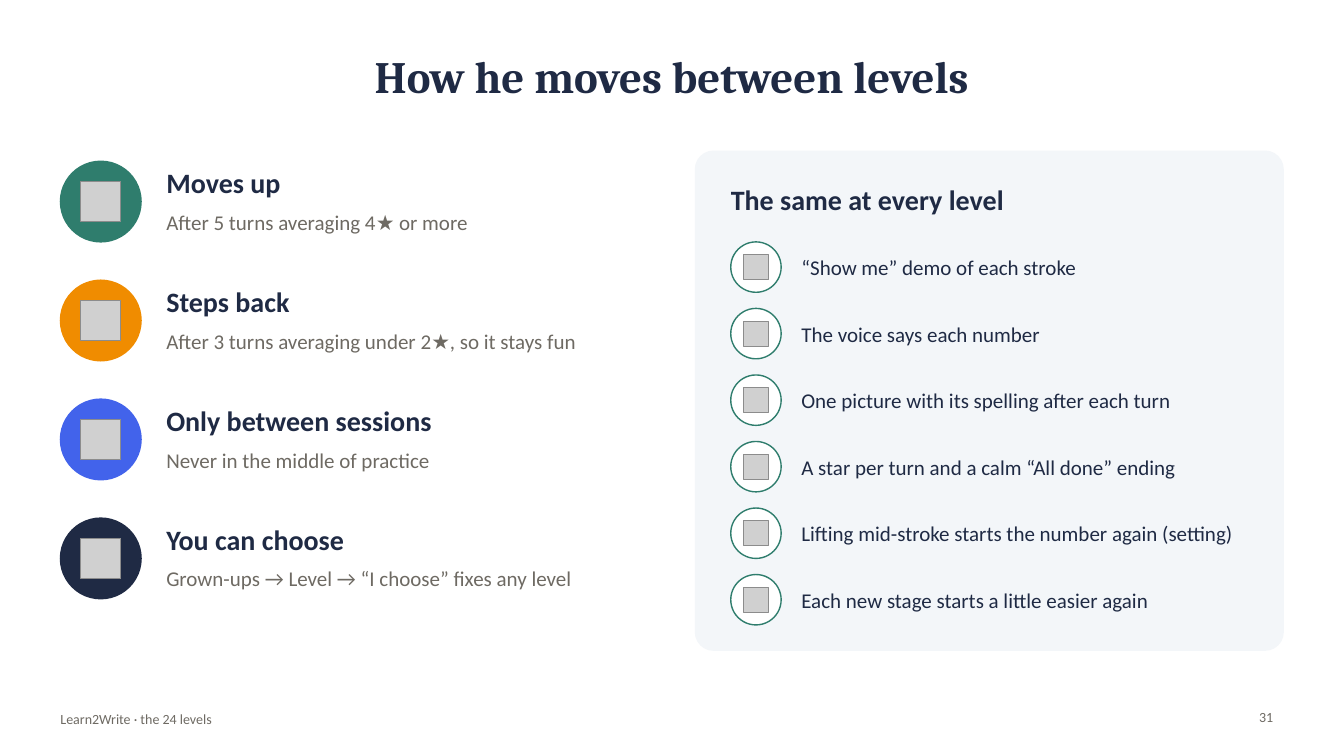
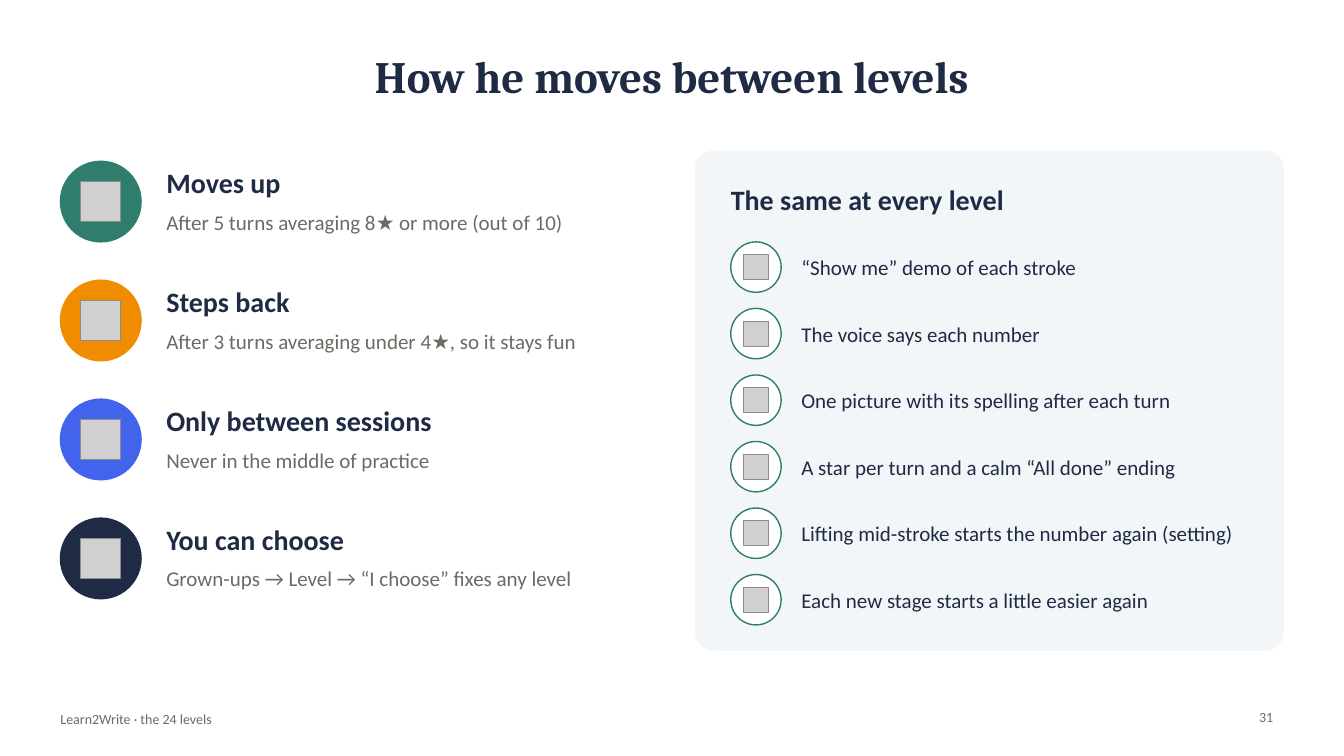
Before and after one commit to kiaanwankhede/Kiaan_Writing, a slide deck: slide 31 of docs/download/Learn2Write-levels.pptx. Drawn at 1344x756 pixels with LibreOffice and Linux fonts; fonts in the diff are those of the drawing; grey boxes stand for pictures. Boxes give left, top, right and bottom in pixels: in the first picture for what was removed or moved away, otherwise in the second. Text is boxed around its words. In the diff, an @@ line names an element or a change of style, - is before the commit and + after.

```diff
--- a/docs/download/Learn2Write-levels.pptx
+++ b/docs/download/Learn2Write-levels.pptx
@@ text at [166,215,563,234]: text changed @@
-After 5 turns averaging 4★ or more
+After 5 turns averaging 8★ or more (out of 10)
@@ text at [166,334,575,353]: text changed @@
-After 3 turns averaging under 2★, so it stays fun
+After 3 turns averaging under 4★, so it stays fun
```
Also in this commit, not shown: 14 other files.
